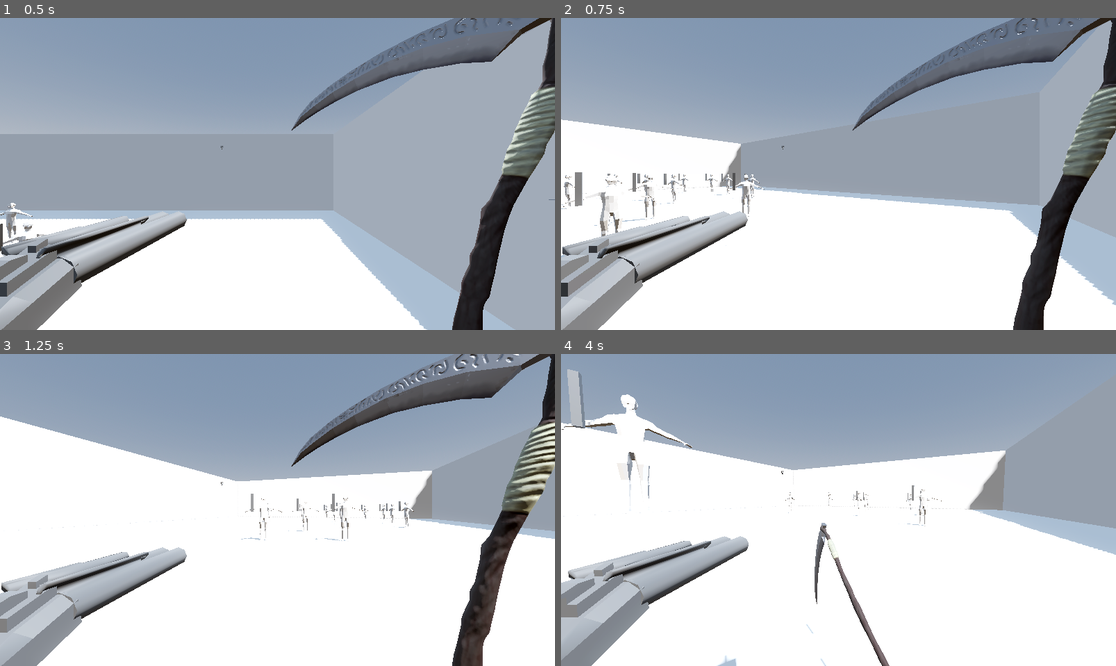
Above: before the commit, frames 1-4 (two rows, left to right).
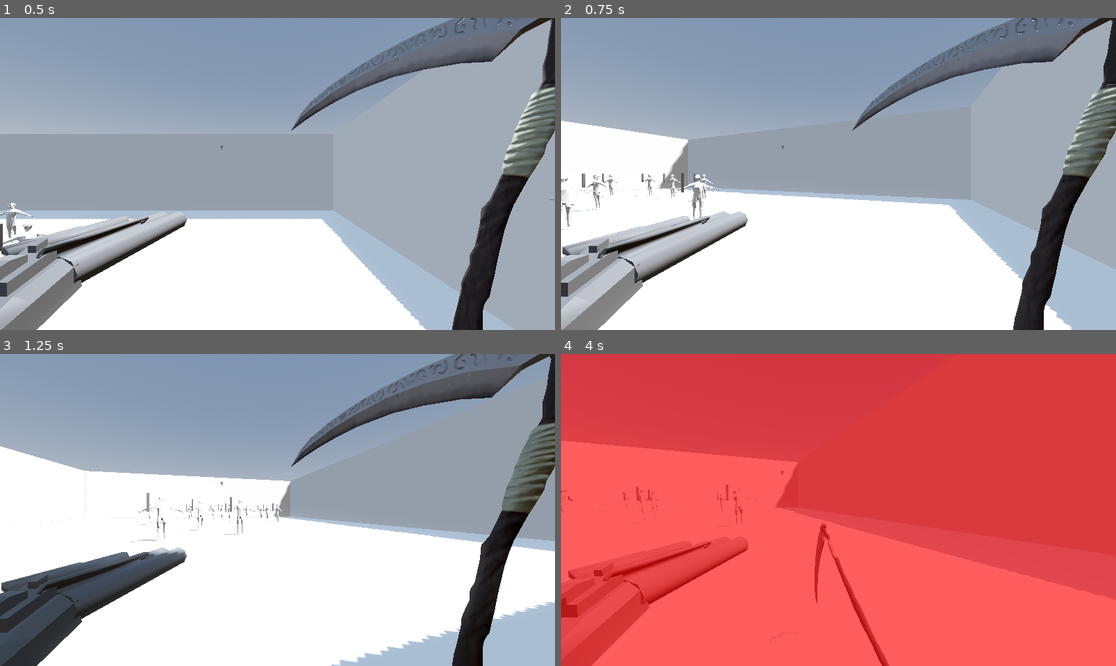
Above: after the commit, the same moments.

Repository: SeminixDev/pandora-boomer-shooter
Game: Godot game, scene res://World/world.tscn
Same seed, same stepped clock (60 frames per second), same inputs: the game is played once before the commit and once after it.
Inputs:
- Up to frame 1 (0.5 s): no input
- Up to frame 2 (0.75 s): hold Right (right1) from 0.53 s (still down); hold A (left2) from 0.53 s (still down)
- Up to frame 3 (1.25 s): keep holding Right (right1); keep holding A (left2); tap D (right2) at 0.8 s
- Up to frame 4 (4 s): release Right (right1) at 1.28 s; release A (left2) at 1.28 s; hold Down (down1) 1.28-2.03 s; tap D (right2) at 1.35, 2.3 s; tap A (left2) at 1.55, 2.85 s; hold Right (right1) 2.03-2.78 s; hold S (down2) 2.03-2.78 s; hold Up (up1) 2.78-3.53 s; hold Left (left1) from 3.53 s (still down); hold D (right2) from 3.53 s (still down)

Frame 1 is identical in both runs. In frame 2, 8.8% of the frame differs, in the area x 0-100%, y 0-100%; in frame 3, 21%; in frame 4, 100%.

Commit message:
Tweaked heavy attack feel

Diff:
--- a/Player/player.gd
+++ b/Player/player.gd
@@ -7,7 +7,7 @@
 @export var speed : float = 10.0
 @export var acceleration : float = 100.0
 @export var friction : float = 100.0
-@export var turn_speed : float = 3.0 # Radians per second
+@export var turn_speed : float = 2.0 # Radians per second
 
 @export_subgroup("Attack Movement Tuning")
 @export var quick_lunge_force: float = 20.0
@@ -65,13 +65,15 @@
 		State.QUICK_ATTACK:
 			move(delta, 0.8) # Move at 30% speed
 		State.HEAVY_LEAP:
-			move(delta, 0.5) # Slight air control while leaping
+			move(delta, 0.8) # Slight air control while leaping
 			if velocity.y <= 0: # Reached apex of leap
 				start_heavy_slam()
 		State.HEAVY_SLAM:
+			turn(delta, 0.3)
 			handle_heavy_slam(delta)
 		State.HEAVY_SLAM_RECOVERY:
 			# Freeze horizontal movement entirely
+			turn(delta, 0.3)
 			velocity.x = 0
 			velocity.z = 0
 			move_and_slide() # Keeps gravity/floor collision active
@@ -105,13 +107,14 @@
 
 # --- Movement ---
 
+func turn(delta: float, speed_multiplier: float = 1.0) -> void:
+	if Input.is_action_pressed("left2"):
+		rotate_y(turn_speed * delta * speed_multiplier)
+	if Input.is_action_pressed("right2"):
+		rotate_y(-turn_speed * delta * speed_multiplier)
+
 func move(delta: float, speed_multiplier: float = 1.0) -> void:
-
-	# Handle Rotation (Turning)
-	if Input.is_action_pressed("left2"):
-		rotate_y(turn_speed * delta)
-	if Input.is_action_pressed("right2"):
-		rotate_y(-turn_speed * delta)
+	turn(delta)
 
 	# Build the Movement Direction
 	var input_direction := Vector3.ZERO
